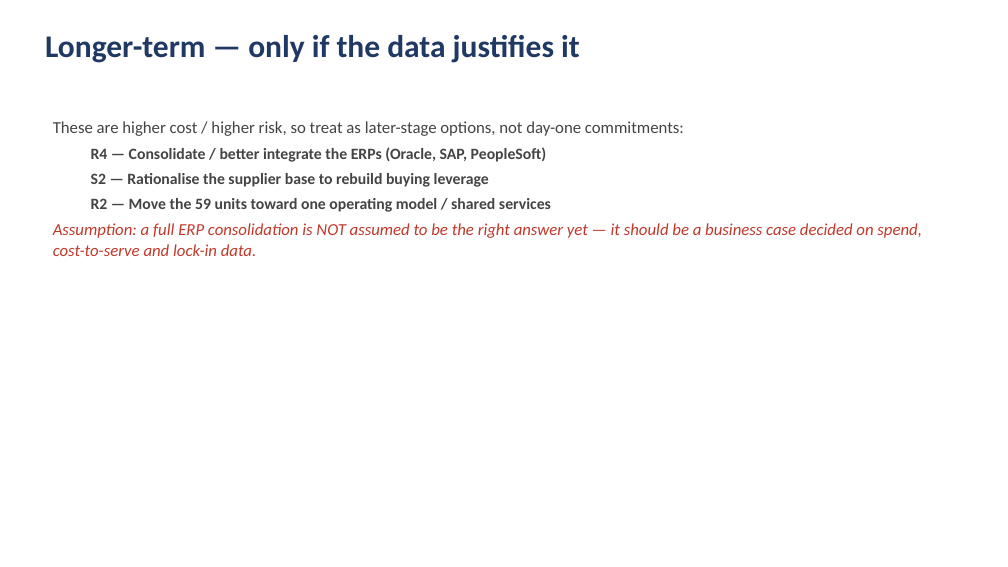
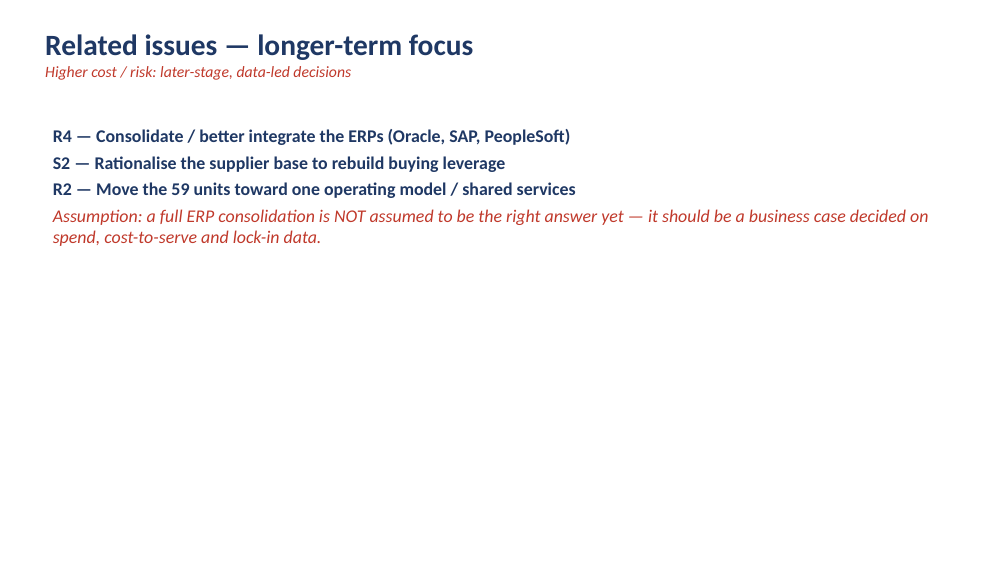
Before and after one commit to DAVIDEJI20/-irri-website, a slide deck: slide 8 of NextTech_Procurement_Analysis.pptx (slide 12 before the commit). Drawn at 1008x567 pixels with LibreOffice and Linux fonts; fonts in the diff are those of the drawing. Boxes give left, top, right and bottom in pixels: in the first picture for what was removed or moved away, otherwise in the second. Text is boxed around its words. In the diff, an @@ line names an element or a change of style, - is before the commit and + after.

```diff
--- a/NextTech_Procurement_Analysis.pptx
+++ b/NextTech_Procurement_Analysis.pptx
@@ text at (x1=45, y1=34, x2=473, y2=80): text changed; size 30 to 15 pt; text colour #1F3864 to #C0392B; bold off; italic on @@
-Longer-term — only if the data justifies it
+Related issues — longer-term focus
+Higher cost / risk: later-stage, data-led decisions
@@ text "R4 — Consolidate / better ..." moved from (x1=53, y1=121, x2=922, y2=256) to (x1=53, y1=129, x2=928, y2=246) @@
@@ text "R4 — Consolidate / better ..." at (x1=53, y1=129, x2=928, y2=246): size 15 to 17 pt, text colour #444444 to #1F3864 in "R4 — Consolidate / better integrate the ...", "S2 — Rationalise the supplier base to ...", "R2 — Move the 59 units toward ..."; size 16 to 17 pt in "Assumption: a full ERP consolidation is NOT ..."; list level 2 to 1 in "R4 — Consolidate / better ..."; list level 2 to 1 in "S2 — Rationalise the supplier ..."; list level 2 to 1 in "R2 — Move the 59 ..."; less space between paragraphs @@
@@ text at (x1=53, y1=121, x2=684, y2=136): paragraph removed @@
-These are higher cost / higher risk, so treat as later-stage options, not day-one commitments:
```
Also in this commit, not shown: 9 other slides changed, 2 slides added, 6 slides removed, 1 other file.
